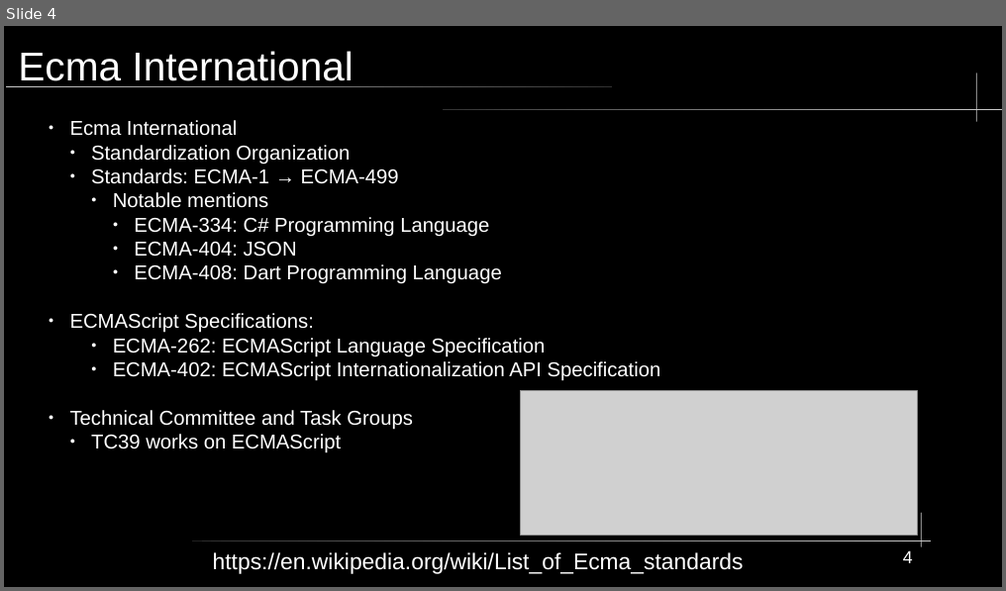
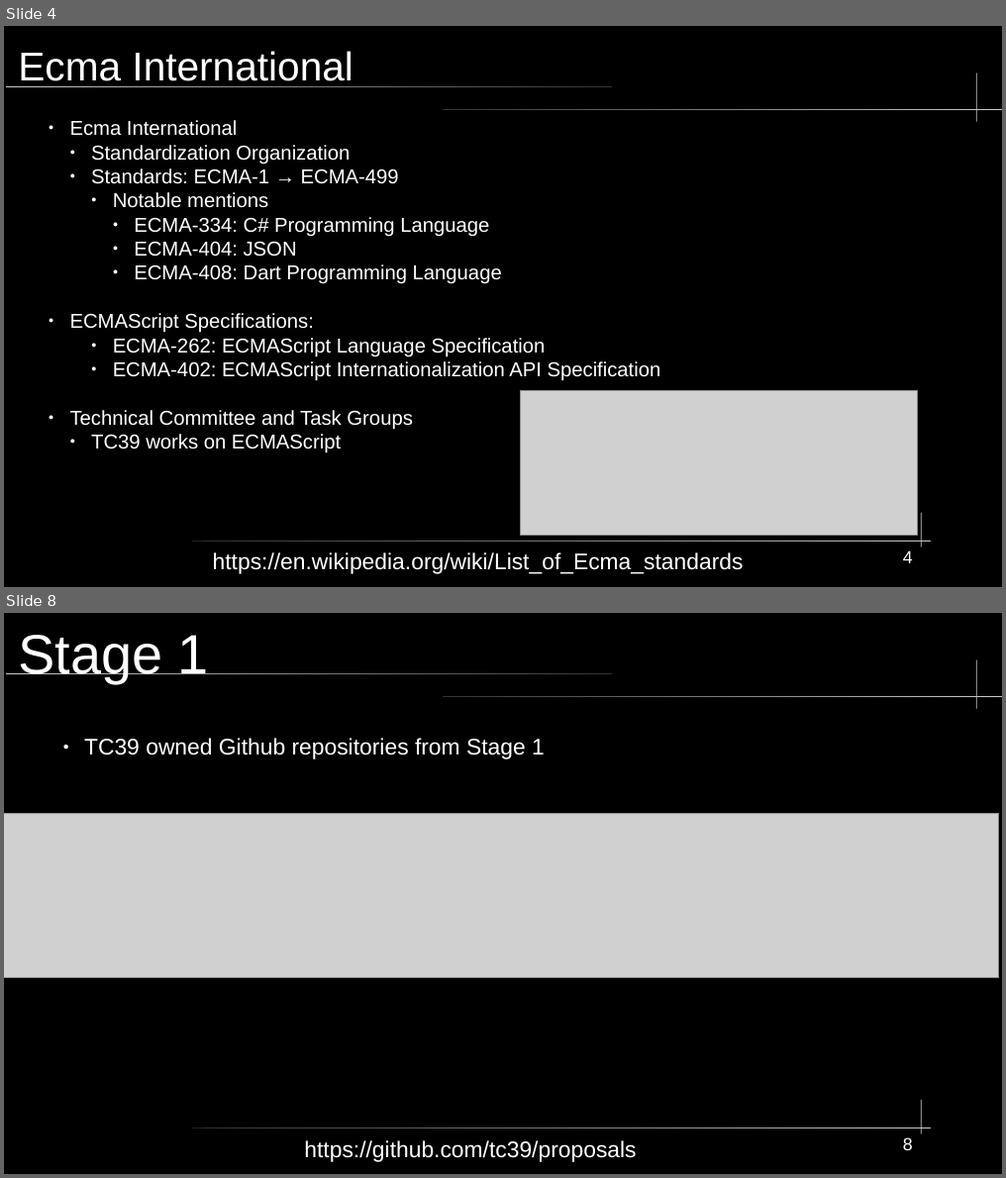
Before and after one commit to KWaloen/tc39_proposals_project, a slide deck: Data Analysis/Presentation/TC39 Process Documents.odp. Shown one above the other, each under a label of ours: slide 4 before the commit, slides 4 and 8 after it; the slides between them are not shown. The pictures are 1006x591 and 1006x1178 pixels, drawn with LibreOffice and Linux fonts; fonts in the diff are those of the drawing; grey boxes stand for pictures. Boxes give left, top, right and bottom in pixels: in the first picture for what was removed or moved away, otherwise in the second. Text is boxed around its words. In the diff, an @@ line names an element or a change of style, - is before the commit and + after.

```diff
--- a/Data Analysis/Presentation/TC39 Process Documents.odp
+++ b/Data Analysis/Presentation/TC39 Process Documents.odp
@@ slide 8 added at (4, 613, 1002, 1174), background #000000; not listed: 5 template elements that a slide beside it also shows @@
@@ title added at (18, 635, 209, 683), 44 pt, text #FFFFFF @@
+Stage 1
@@ text added at (84, 738, 545, 760), 18 pt, text #FFFFFF @@
+● TC39 owned Github repositories from Stage 1
@@ picture added at (4, 814, 999, 979) @@
@@ text added at (304, 1141, 636, 1162), 18 pt, text #FFFFFF @@
+https://github.com/tc39/proposals
@@ page number added at (903, 1138, 913, 1151), 14 pt, text #FFFFFF @@
+8
```
Also in this commit, not shown: 3 slides changed, 8 other slides added, 3 slides removed.
